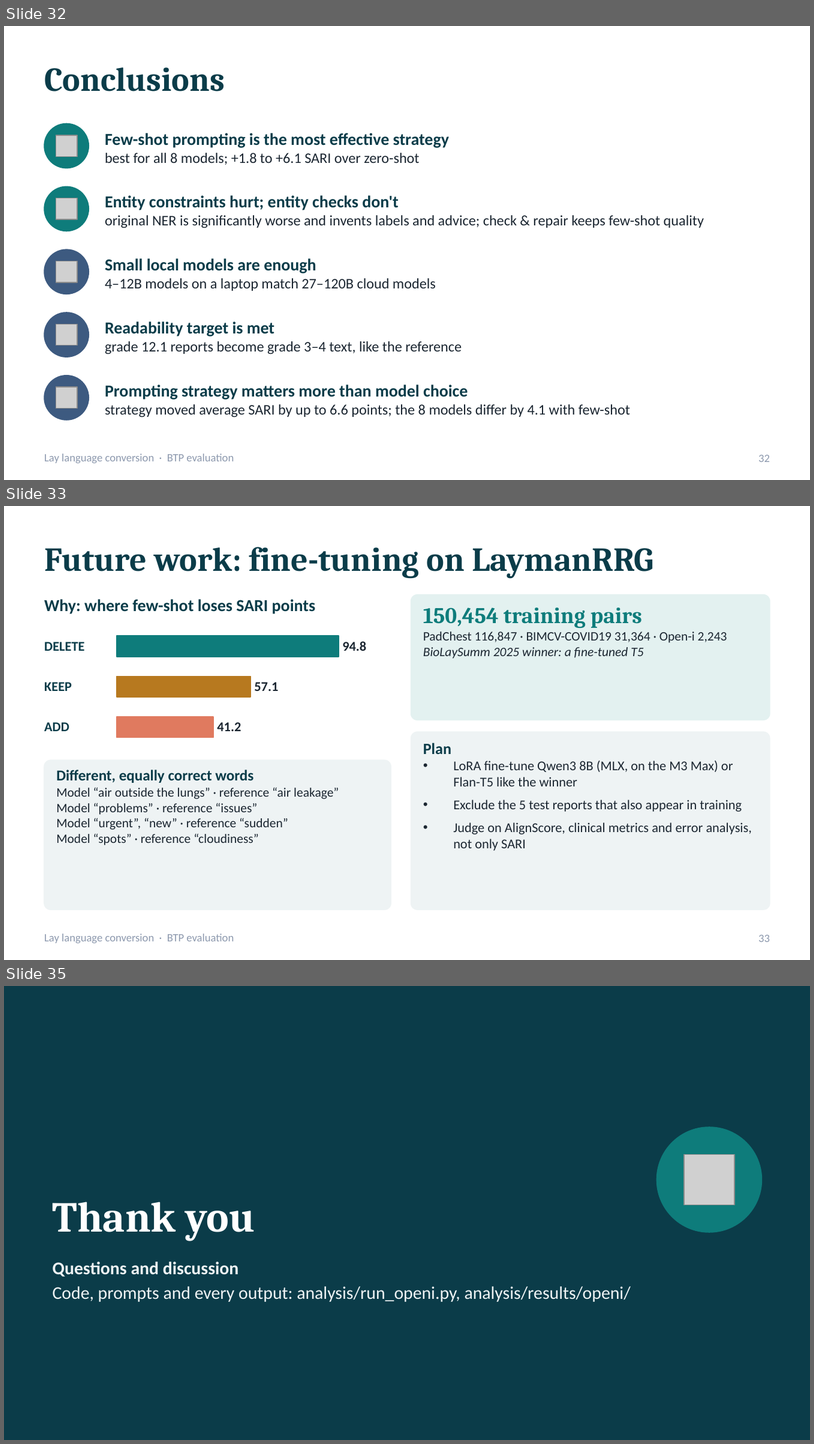
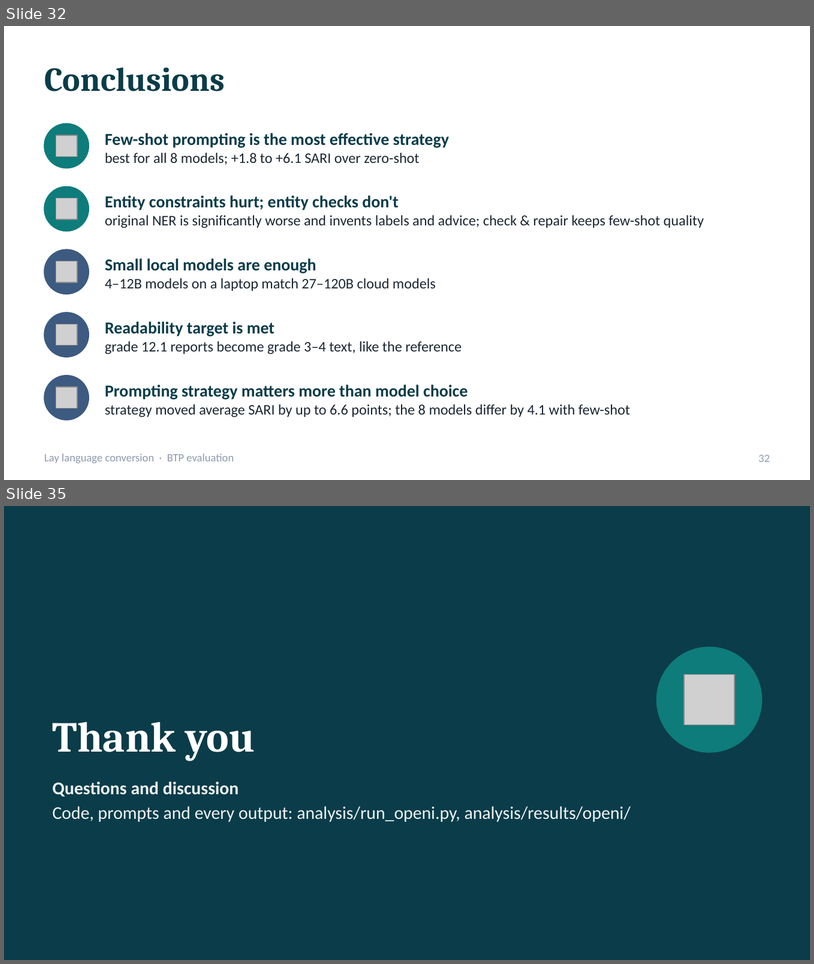
Before and after one commit to bibesgotthevibes/btp-Project, a slide deck: docs/BTP_Lay_Language_Conversion_Evaluation.pptx. Shown one above the other, each under a label of ours: slides 32, 33 and 35 before the commit, slides 32 and 35 after it; the slides between them are not shown. The pictures are 814x1444 and 814x964 pixels, drawn with LibreOffice and Linux fonts; fonts in the diff are those of the drawing; grey boxes stand for pictures. Boxes give left, top, right and bottom in pixels: in the first picture for what was removed or moved away, otherwise in the second. Text is boxed around its words. In the diff, an @@ line names an element or a change of style, - is before the commit and + after.

```diff
--- a/docs/BTP_Lay_Language_Conversion_Evaluation.pptx
+++ b/docs/BTP_Lay_Language_Conversion_Evaluation.pptx
@@ slide 33 removed at (4, 506, 810, 960), background #FFFFFF; not listed: 1 template element that a slide beside it also shows @@
@@ title removed at (44, 547, 654, 579) @@
-Future work: fine-tuning on LaymanRRG
@@ rounded rectangle removed at (411, 595, 770, 720) @@
@@ text removed at (44, 599, 315, 614) @@
-Why: where few-shot loses SARI points
@@ text removed at (423, 607, 728, 658) @@
-150,454 training pairs
-PadChest 116,847 · BIMCV-COVID19 31,364 · Open-i 2,243
-BioLaySumm 2025 winner: a fine-tuned T5
@@ text removed at (44, 642, 84, 651) @@
-DELETE
@@ rectangle removed at (117, 636, 339, 657) @@
@@ text removed at (342, 641, 366, 651) @@
-94.8
@@ text removed at (44, 682, 72, 691) @@
-KEEP
@@ rectangle removed at (117, 676, 251, 697) @@
@@ text removed at (254, 682, 278, 691) @@
-57.1
@@ rectangle removed at (117, 717, 213, 738) @@
@@ text removed at (44, 722, 69, 731) @@
-ADD
@@ text removed at (217, 722, 241, 731) @@
-41.2
@@ rounded rectangle removed at (411, 732, 770, 909) @@
@@ text removed at (423, 742, 752, 850) @@
-Plan
-• LoRA fine-tune Qwen3 8B (MLX, on the M3 Max) or Flan-T5 like the winner
-• Exclude the 5 test reports that also appear in training
-• Judge on AlignScore, clinical metrics and error analysis, not only SARI
@@ rounded rectangle removed at (44, 760, 391, 909) @@
@@ text removed at (56, 769, 339, 845) @@
-Different, equally correct words
-Model “air outside the lungs” · reference “air leakage”
-Model “problems” · reference “issues”
-Model “urgent”, “new” · reference “sudden”
-Model “spots” · reference “cloudiness”
@@ page number removed at (759, 934, 770, 942) @@
-33
```
Also in this commit, not shown: 1 slide changed, 1 slide added.
